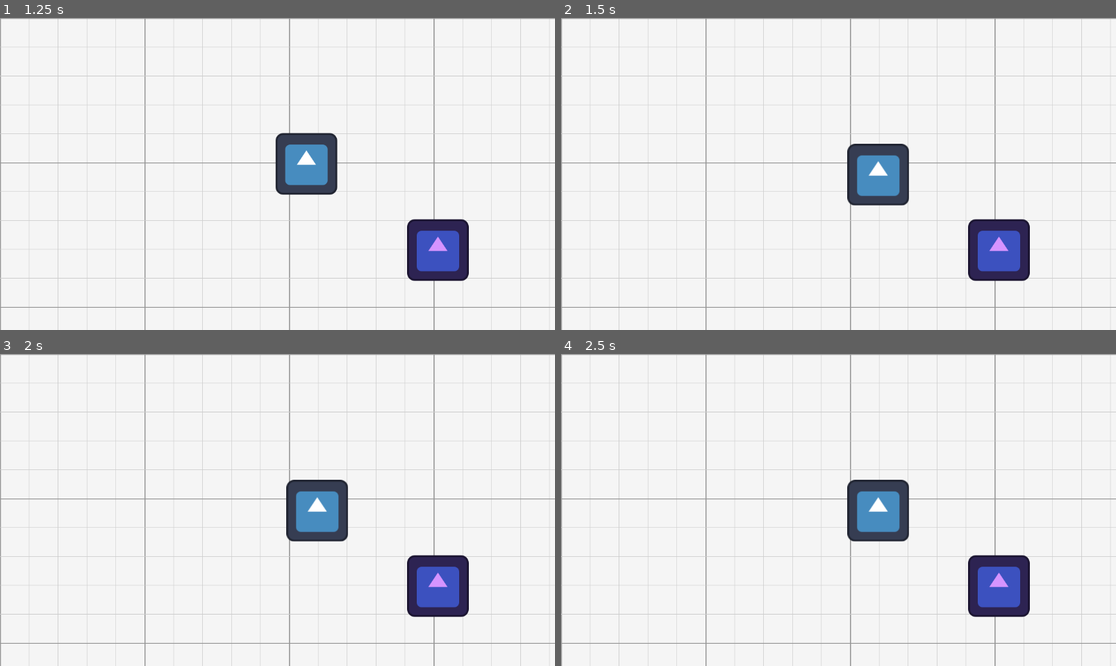
Above: before the commit, frames 1-4 (two rows, left to right).
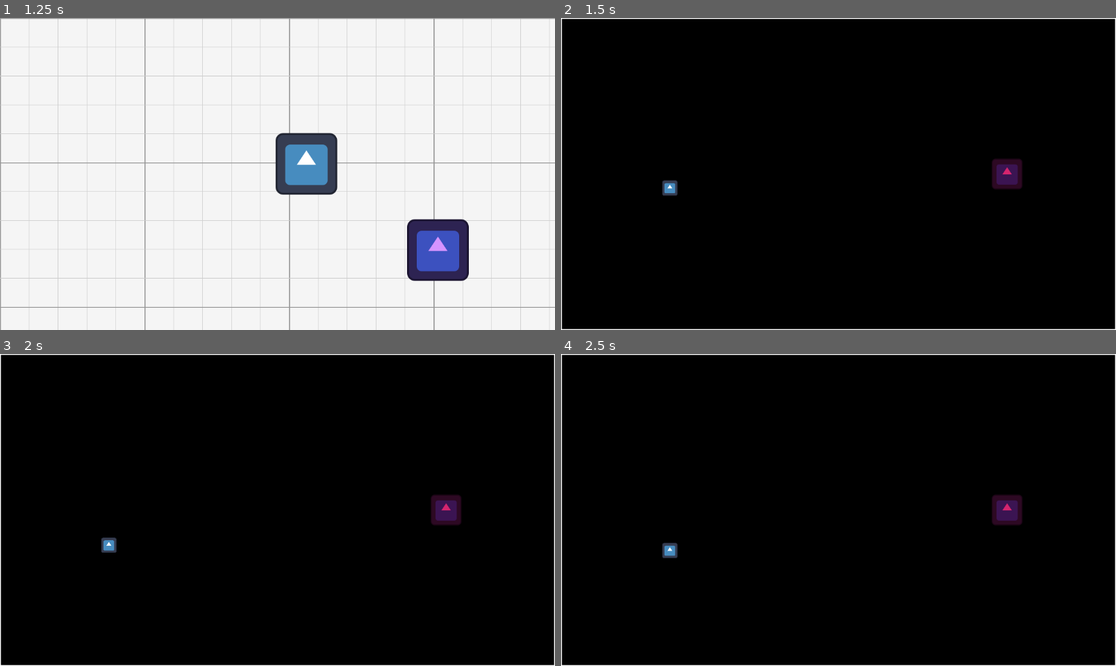
Above: after the commit, the same moments.

Repository: LuisAdrian5519/Project_Village
Game: Godot game, scene res://scenes/overworld/World.tscn
Same seed, same stepped clock (60 frames per second), same inputs: the game is played once before the commit and once after it. The engine's default icon, where the game draws it, is replaced by a stand-in: a white triangle on a blue panel in a dark square.
Inputs:
- Up to frame 1 (1.25 s): tap Enter (ui_accept) at 0.5 s; hold Right (ui_right) from 0.53 s (still down); hold Enter (ui_accept) from 0.53 s (still down)
- Up to frame 2 (1.5 s): release Right (ui_right) at 1.28 s; release Enter (ui_accept) at 1.28 s; hold Down (ui_down) from 1.28 s (still down); tap Enter (ui_accept) at 1.35 s
- Up to frame 3 (2 s): keep holding Down (ui_down); tap Enter (ui_accept) at 1.52, 1.82 s
- Up to frame 4 (2.5 s): release Down (ui_down) at 2.03 s; hold Right (ui_right) from 2.03 s (still down); hold Enter (ui_accept) from 2.03 s (still down)

Frame 1 is identical in both runs. In frame 2, 100% of the frame differs, in the area x 0-100%, y 0-100%; in frame 3, 100%; in frame 4, 100%.

Commit message:
Arena-Test

Diff:
--- a/autoload/combat_manager.gd
+++ b/autoload/combat_manager.gd
@@ -23,5 +23,12 @@
 
 # TEMPORAL: Esc termina el combate
 func _unhandled_input(event: InputEvent) -> void:
-	if event.is_action_pressed("ui_cancel") and current_state != State.EXPLORE:
+	if current_state == State.EXPLORE:
+		return
+	if event.is_action_pressed("ui_cancel"):
 		end_combat()
+	elif event.is_action_pressed("ui_accept"):
+		if current_state == State.PLAYER_TURN:
+			_set_state(State.ENEMY_TURN)
+		else:
+			_set_state(State.PLAYER_TURN)
--- /dev/null
+++ b/scenes/battle/Arena.tscn
@@ -0,0 +1,16 @@
+[gd_scene load_steps=4 format=3 uid="uid://ldx0ioa2aah1"]
+
+[ext_resource type="Script" uid="uid://xbr8260gegy1" path="res://scenes/battle/arena.gd" id="1_2jp8p"]
+[ext_resource type="PackedScene" uid="uid://ca0d0r08tapwu" path="res://scenes/battle/BattlePlayer.tscn" id="2_4cmhu"]
+[ext_resource type="Texture2D" uid="uid://bmiaiowcqqssu" path="res://assets/icon.svg" id="3_4cmhu"]
+
+[node name="Arena" type="Node2D"]
+script = ExtResource("1_2jp8p")
+
+[node name="Soul" parent="." instance=ExtResource("2_4cmhu")]
+
+[node name="EnemySprite" type="Sprite2D" parent="."]
+modulate = Color(0.831562, 0.144648, 0.431299, 1)
+position = Vector2(350, 0)
+scale = Vector2(0.5, 0.5)
+texture = ExtResource("3_4cmhu")
--- /dev/null
+++ b/scenes/battle/BattlePlayer.tscn
@@ -0,0 +1,17 @@
+[gd_scene load_steps=4 format=3 uid="uid://ca0d0r08tapwu"]
+
+[ext_resource type="Script" uid="uid://34jafroj5go7" path="res://scenes/battle/battle_player.gd" id="1_sncmm"]
+[ext_resource type="Texture2D" uid="uid://bmiaiowcqqssu" path="res://assets/icon.svg" id="2_hkn4r"]
+
+[sub_resource type="CircleShape2D" id="CircleShape2D_2qor3"]
+radius = 16.0
+
+[node name="BattlePlayer" type="Area2D"]
+script = ExtResource("1_sncmm")
+
+[node name="Sprite2D" type="Sprite2D" parent="."]
+scale = Vector2(0.25, 0.25)
+texture = ExtResource("2_hkn4r")
+
+[node name="CollisionShape2D" type="CollisionShape2D" parent="."]
+shape = SubResource("CircleShape2D_2qor3")
--- /dev/null
+++ b/scenes/battle/arena.gd
@@ -0,0 +1,21 @@
+extends Node2D
+
+@export var size := Vector2(300, 200)
+
+func _ready() -> void:
+	visible = false
+	size = get_viewport_rect().size   # el área cubre toda la pantalla
+	position = size / 2.0             # y se centra
+	queue_redraw()                    # vuelve a ejecutar _draw() con el nuevo tamaño
+	CombatManager.state_changed.connect(_on_state_changed)
+
+# _draw() se ejecuta una vez para dibujar este nodo con código.
+# Dibujamos la caja centrada en el origen del Arena.
+func _draw() -> void:
+	var r := Rect2(-size / 2.0, size)
+	draw_rect(r, Color.BLACK)
+	draw_rect(r, Color.WHITE, false, 4.0)  # false = solo el borde
+
+# La caja se ve durante todo el combate; el Soul solo en ENEMY_TURN
+func _on_state_changed(new_state: int) -> void:
+	visible = (new_state != CombatManager.State.EXPLORE)
--- /dev/null
+++ b/scenes/battle/battle_player.gd
@@ -0,0 +1,30 @@
+extends Area2D
+
+const START_POS := Vector2(-350, 0)  # lado izquierdo de la pantalla de batalla
+
+@export var speed: float = 220.0
+@export var margin: float = 24.0  # distancia mínima al borde
+
+
+@onready var arena = get_parent()
+
+func _ready() -> void:
+	position = START_POS
+	CombatManager.state_changed.connect(_on_state_changed)
+
+func _physics_process(delta: float) -> void:
+	# Solo te mueves en el turno enemigo (esquivando)
+	if CombatManager.current_state != CombatManager.State.ENEMY_TURN:
+		return
+	var dir := Vector2(
+		Input.get_axis("ui_left", "ui_right"),
+		Input.get_axis("ui_up", "ui_down")
+	)
+	position += dir.normalized() * speed * delta
+	var half: Vector2 = arena.size / 2.0 - Vector2(margin, margin)
+	position = position.clamp(-half, half)
+
+func _on_state_changed(new_state: int) -> void:
+	# Al terminar el combate, deja listo al player para la próxima pelea
+	if new_state == CombatManager.State.EXPLORE:
+		position = START_POS
--- a/scenes/battle/soul.gd
+++ /dev/null
@@ -1,29 +0,0 @@
-extends Area2D
-
-@export var speed: float = 180.0
-@export var margin: float = 10.0  # para que el corazón no se pegue al borde
-
-# @onready = esta variable se llena cuando el nodo ya está listo en el árbol
-# (el padre ya existe). Es el Arena, que va a contener al Soul.
-@onready var arena = get_parent()
-
-func _ready() -> void:
-	visible = false
-	CombatManager.state_changed.connect(_on_state_changed)
-
-func _physics_process(delta: float) -> void:
-	if not visible:
-		return
-	var dir := Vector2(
-		Input.get_axis("ui_left", "ui_right"),
-		Input.get_axis("ui_up", "ui_down")
-	)
-	position += dir.normalized() * speed * delta
-	# Clamp = "no te salgas de esta caja". position es local al Arena.
-	var half: Vector2 = arena.size / 2.0 - Vector2(margin, margin)
-	position = position.clamp(-half, half)
-
-func _on_state_changed(new_state: int) -> void:
-	visible = (new_state == CombatManager.State.ENEMY_TURN)
-	if visible:
-		position = Vector2.ZERO  # empieza en el centro de la caja
--- a/scenes/battle/soul.tscn
+++ /dev/null
@@ -1,18 +0,0 @@
-[gd_scene load_steps=4 format=3 uid="uid://ca0d0r08tapwu"]
-
-[ext_resource type="Script" uid="uid://34jafroj5go7" path="res://scenes/battle/soul.gd" id="1_ukfyu"]
-[ext_resource type="Texture2D" uid="uid://bmiaiowcqqssu" path="res://assets/icon.svg" id="2_ba2jp"]
-
-[sub_resource type="CircleShape2D" id="CircleShape2D_2qor3"]
-radius = 6.0
-
-[node name="Soul" type="Area2D"]
-script = ExtResource("1_ukfyu")
-
-[node name="Sprite2D" type="Sprite2D" parent="."]
-modulate = Color(0.933798, 0.482274, 0.553079, 1)
-scale = Vector2(0.12, 0.12)
-texture = ExtResource("2_ba2jp")
-
-[node name="CollisionShape2D" type="CollisionShape2D" parent="."]
-shape = SubResource("CircleShape2D_2qor3")
--- a/scenes/overworld/World.tscn
+++ b/scenes/overworld/World.tscn
@@ -1,8 +1,9 @@
-[gd_scene load_steps=4 format=3 uid="uid://cgklt47s8d0i"]
+[gd_scene load_steps=5 format=3 uid="uid://cgklt47s8d0i"]
 
 [ext_resource type="PackedScene" uid="uid://cv6r3nxy2tg8c" path="res://scenes/overworld/Player.tscn" id="1_05nb3"]
 [ext_resource type="Texture2D" uid="uid://bdari56ael0il" path="res://assets/grid_back.png" id="1_c65ya"]
 [ext_resource type="PackedScene" uid="uid://dkqm5xn2r3d32" path="res://scenes/overworld/Enemy.tscn" id="3_ush20"]
+[ext_resource type="PackedScene" uid="uid://ldx0ioa2aah1" path="res://scenes/battle/Arena.tscn" id="4_mkxic"]
 
 [node name="World" type="Node2D"]
 
@@ -15,3 +16,8 @@
 
 [node name="Enemy" parent="." instance=ExtResource("3_ush20")]
 position = Vector2(909, 482)
+
+[node name="BattleLayer" type="CanvasLayer" parent="."]
+
+[node name="Arena" parent="BattleLayer" instance=ExtResource("4_mkxic")]
+position = Vector2(700, 200)
Not shown, added: scenes/battle/arena.gd.uid
Renamed: scenes/battle/soul.gd.uid -> scenes/battle/battle_player.gd.uid
